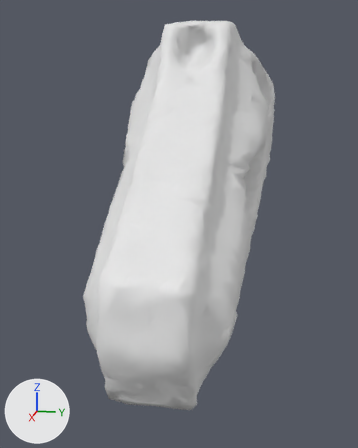
The FBX model blender/out/Diplodocus/export/Os_Crane_Diplodocus.fbx as it was, and as the next commit left it.
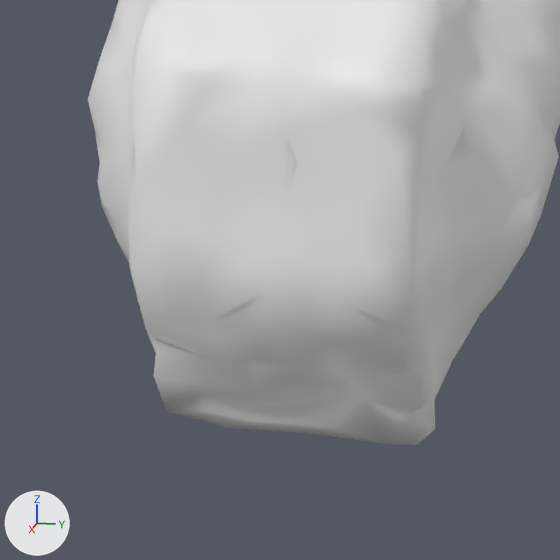
Old and new are each drawn whole from a 50 mm camera at (3.49, 0.6, 0.47) aimed at (0.09, -0.09, -0.38) and again close up on the part from 15% to 66% of the width and 59% to 100% of the height. Arrows for +X, +Y and +Z are at lower left; the lights stay in place. The older version's two pictures come first.

The older version as bpy lines, for what is in view:
```python
me_os_crane_diplodocus_01 = bpy.data.meshes.new('Os_Crane_Diplodocus_01')
me_os_crane_diplodocus_01.from_pydata(...)  # 2502 vertices, 5000 faces; spans x -1.44..1.44, y -0.54..0.54, z -1.07..1.07
me_os_crane_diplodocus_01.materials.append(mat_museum_bone___warm_ivory)  # white #e7e7e7
ob_os_crane_diplodocus_01 = bpy.data.objects.new('Os_Crane_Diplodocus_01', me_os_crane_diplodocus_01)
ob_os_crane_diplodocus_01.location = (0.0, 0.0, 0.0)
```
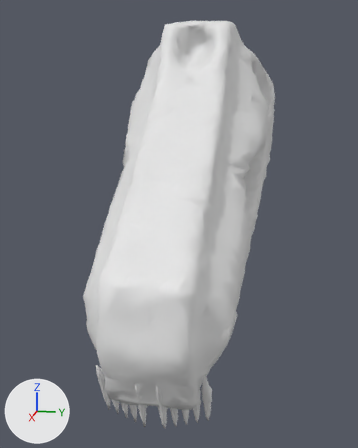
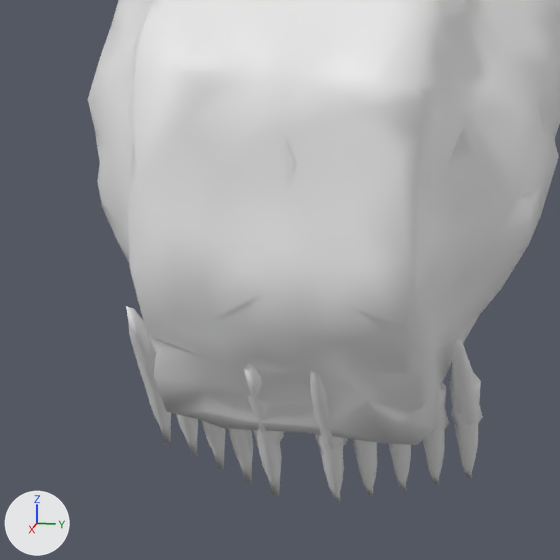
The newer file is also turned or shifted as a whole; pictures and numbers use the older file's frame.

The edits, one by one:
me_os_crane_diplodocus_01 is used by ob_os_crane_diplodocus_01; location (0.0, 0.0, 0.0).
me_os_crane_diplodocus_01 had 2502 vertices, 5000 faces and spanned x -1.44..1.44, y -0.54..0.54, z -1.07..1.07.
me_os_crane_diplodocus_01 now has 3432 vertices, 6780 faces and spans x -1.44..1.44, y -0.54..0.54, z -1.25..1.07.
me_os_crane_diplodocus_01 part 1: 930 vertices added at x 1.12..1.36, y -0.31..0.31, z -1.25..-0.84.

What differs and where, as boxes [x1, y1, x2, y2] in the close-ups (560 x 560 px):
'Os_Crane_Diplodocus_01', reshaped: before [88, 0, 560, 445]; after [88, 0, 560, 502]
part 1 of me_os_crane_diplodocus_01, added: after [126, 307, 483, 502]
